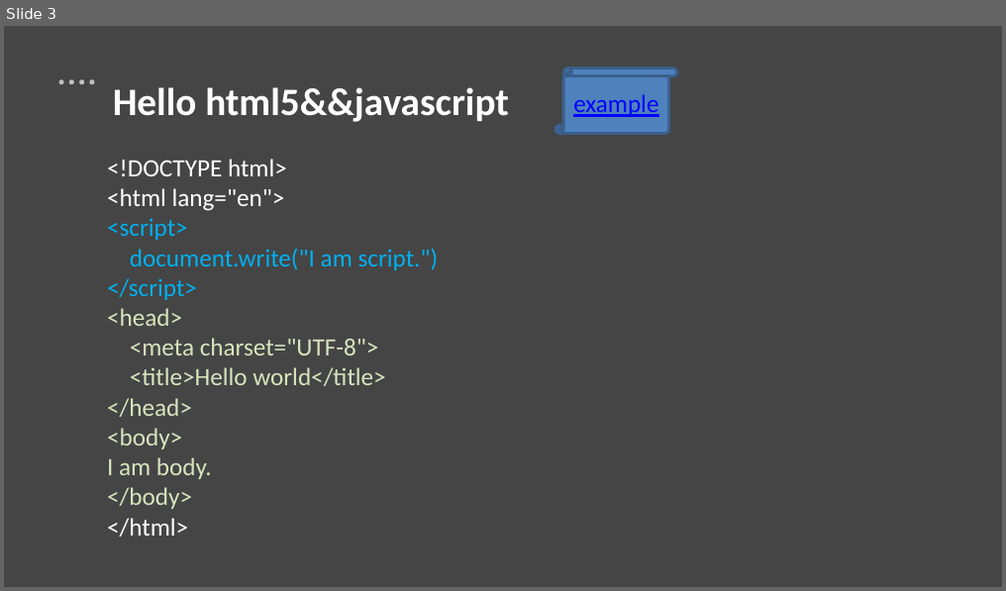
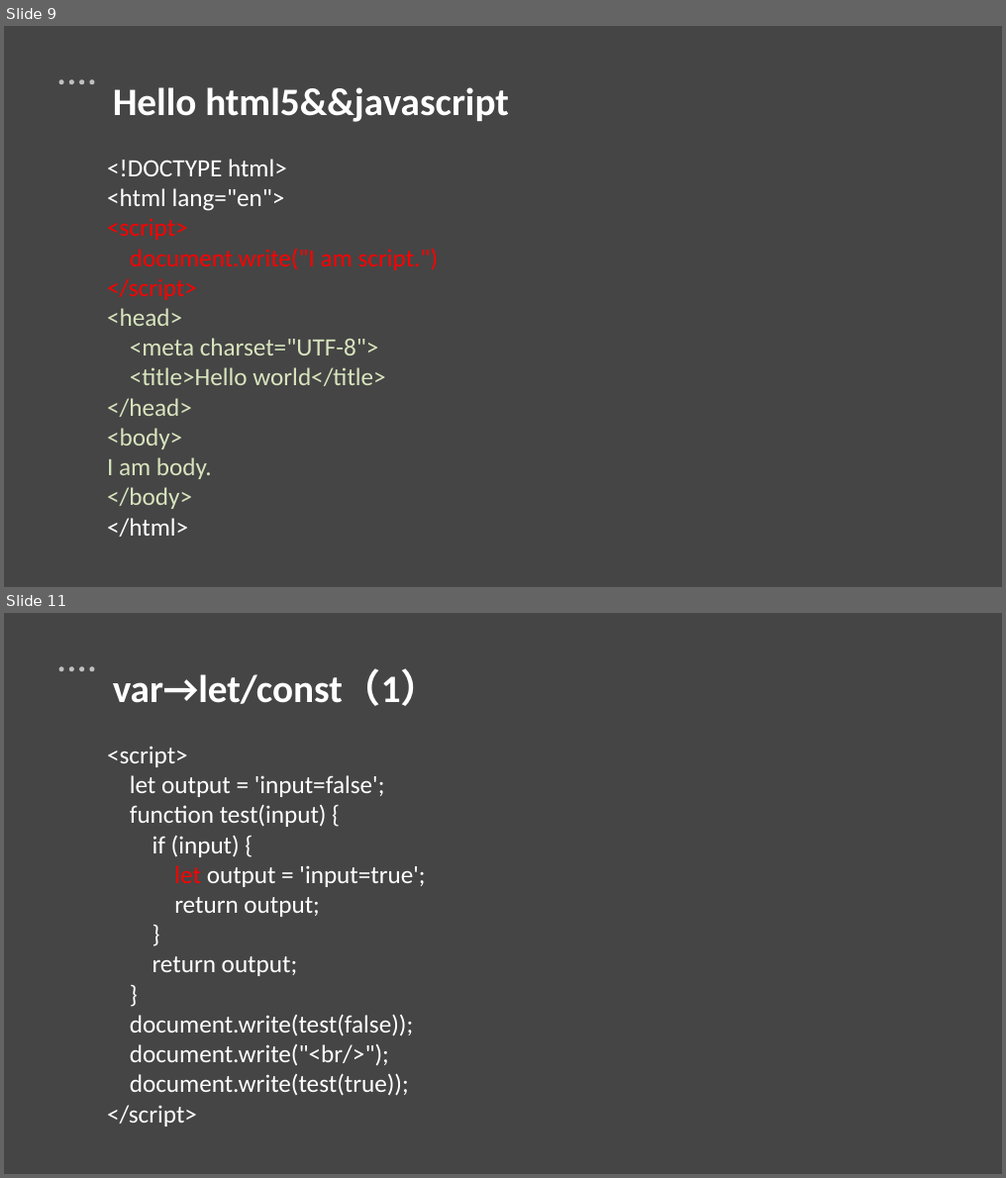
Before and after one commit to gerryhjs/htmljs, a slide deck: html&js课件/html&js.pptx. Shown one above the other, each under a label of ours: slide 3 before the commit, slides 9 and 11 after it; the slides between them are not shown. The pictures are 1006x591 and 1006x1178 pixels, drawn with LibreOffice and Linux fonts; fonts in the diff are those of the drawing. Boxes give left, top, right and bottom in pixels: in the first picture for what was removed or moved away, otherwise in the second. Text is boxed around its words. In the diff, an @@ line names an element or a change of style, - is before the commit and + after.

```diff
--- a/html&js课件/html&js.pptx
+++ b/html&js课件/html&js.pptx
@@ slide 11 added at (x1=4, y1=613, x2=1002, y2=1174), background #D9D9D9 at 56% opacity; not listed: 5 template elements that a slide beside it also shows @@
@@ text added at (x1=113, y1=670, x2=440, y2=706), 28 pt, text #FFFFFF, bold @@
+var→let/const（1）
@@ text added at (x1=107, y1=746, x2=425, y2=1127), 18 pt, text #FFFFFF @@
+<script>
+let output = 'input=false';
+function test(input) {
+if (input) {
+let output = 'input=true';
+return output;
+}
+return output;
+}
+document.write(test(false));
+document.write("<br/>");
+document.write(test(true));
+</script>
@@ what was slide 3 is now slide 9 @@
@@ slide 9 changed as well @@
@@ vertical scroll removed at (x1=555, y1=68, x2=677, y2=133) @@
-example
@@ text at (x1=107, y1=218, x2=439, y2=300): text colour #00B0F0 to #FF0000 in "<script>", "document.write("I am script.")", "</script>" @@
```
Also in this commit, not shown: 4 other slides changed, 18 other slides added, 30 other files.
